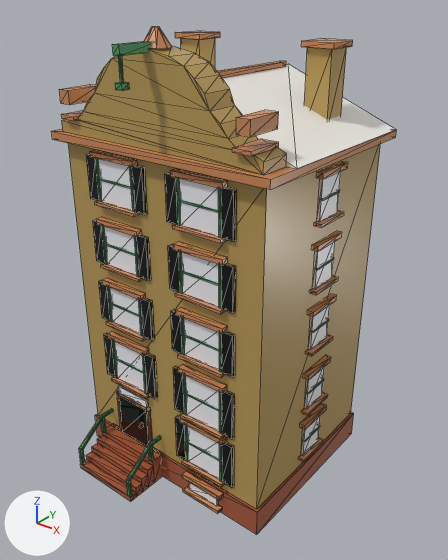
A saved change to the glTF model assets/managed-models/buildings/house-1x1-5f-dutch-a/house-1x1-5f-dutch-a.glb.
Both versions are drawn from a 50 mm camera at (1.472, -1.768, 1.965) aimed at (0.052, 0.007, 0.864). The lights are fixed; the arrows at lower left show +X, +Y and +Z. The older version comes first. Mesh edges are drawn as thin lines. Vertices at exactly the same position are counted once.

Names of what the first picture shows: 'house-1x1-5f-dutch-a'.
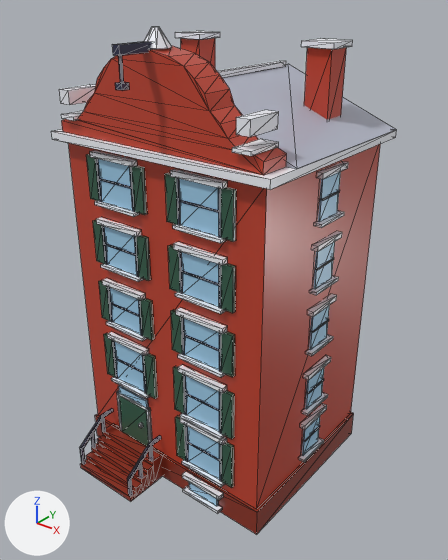
The edits, one by one:
me_house_1x1_5f_dutch_a is used by ob_house_1x1_5f_dutch_a; location (0.0, 0.0, 0.0).
me_house_1x1_5f_dutch_a had 1578 vertices, 2632 faces and spanned x -0.5..0.5, y -0.5..0.5, z 0.0..1.83.
me_house_1x1_5f_dutch_a now has 1594 vertices, 2656 faces and spans x -0.5..0.5, y -0.5..0.5, z 0.0..1.83.
me_house_1x1_5f_dutch_a part 1: a new loose piece, a box spanning x -0.356..-0.344, y -0.431..-0.419, z 0.072..0.164, in mat_m_house_1x1_5f_dutch_a.
Part 2, on me_house_1x1_5f_dutch_a:
5 vertices are removed from x -0.36..-0.04, y -0.5..-0.49, z 0.02..0.11.
70 faces are deleted.
2 vertices move from x -0.06..-0.04, y -0.5, z 0.11 to x -0.06..-0.04, y -0.43, z 0.16.
8 vertices are added at x -0.06..-0.04, y -0.48..-0.42, z 0.02..0.16.
5 new vertices lie (0.0, 0.0, 0.1) away from vertices in x -0.36..-0.04, y -0.5..-0.49, z 0.02.
82 new faces join them.
me_house_1x1_5f_dutch_a part 3: 2562 kept faces spanning x -0.5..0.5, y -0.5..0.5, z 0.0..1.83 get new texture (UV) coordinates.

What differs and where, as boxes (x1, y1, x2, y2) in the pictures (448 x 560 px; the box of a moved part takes in the faces that stretch with it):
part 1 of me_house_1x1_5f_dutch_a, added: after (90, 431, 96, 448)
part 2 of me_house_1x1_5f_dutch_a, moved or reshaped: before (79, 410, 161, 497); after (80, 410, 161, 496)
part 3 of me_house_1x1_5f_dutch_a, surface changed (brown to red): (52, 27, 396, 534) in both
